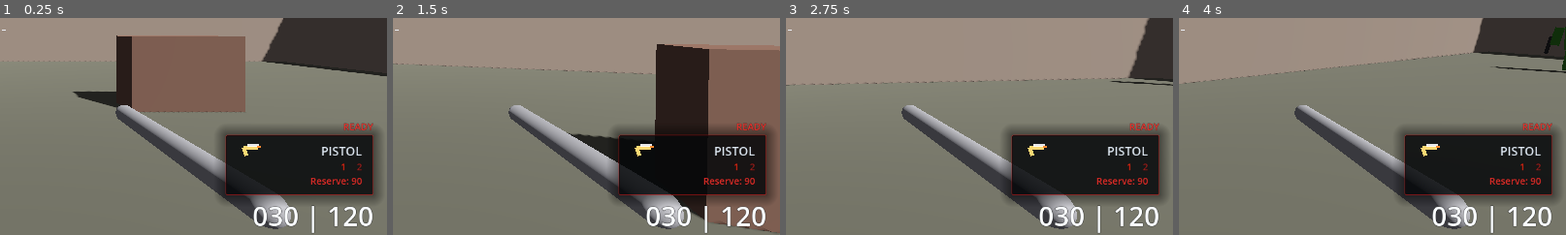
Above: before the commit, frames 1-4 (left to right).
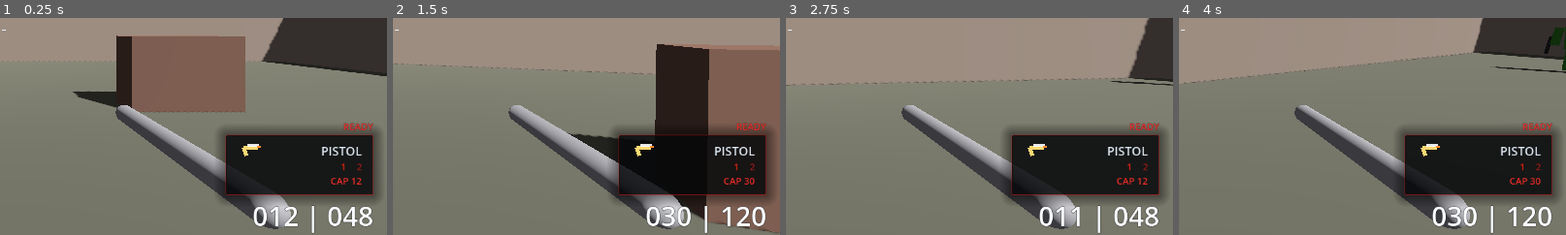
Above: after the commit, the same moments.

Repository: KernPhilipp/Dead-Zones
Game: Godot game, scene res://scenes/main.tscn
Same seed, same stepped clock (60 frames per second), same inputs: the game is played once before the commit and once after it.
Inputs (mouse positions are % of the whole screen's width and height, from its top left):
- Up to frame 1 (0.25 s): no input
- Up to frame 2 (1.5 s): tap Enter at 0.5 s; move the mouse to (55, 50) at 0.52 s; hold W (move_forward) from 0.53 s (still down); click (55, 50) at 0.6 s; tap Space (jump) at 0.77 s; move the mouse to (45, 50) at 1.27 s; tap Mouse wheel down (weapon_next) at 1.35 s
- Up to frame 3 (2.75 s): keep holding W (move_forward); tap Space (jump) at 1.52 s; move the mouse to (52, 48) at 2.02 s; tap Mouse wheel up (weapon_prev) at 2.1 s
- Up to frame 4 (4 s): keep holding W (move_forward); move the mouse to (49, 52) at 2.77 s; tap 1 (weapon_slot_1) at 2.85 s; tap Space (jump) at 3.02, 3.77 s; move the mouse to (57, 51) at 3.52 s; tap 2 (weapon_slot_2) at 3.6 s
The pictures show only the part of the screen within x 50-100%, y 47-97%; the shares and areas given below are measured in that part.

The runs differ from the first frame. In frame 1, 1.2% of the frame differs, in the area x 69-97%, y 73-97%; in frame 2, 0.3%; in frame 3, 1.2%; in frame 4, 0.3%.
Error before the commit: Invalid call to function 'update_ammo' in base 'CanvasLayer (hud.gd)'. Expected 3 argument(s). (res://scripts/game_manager.gd:133)

Commit message:
Fix update_ammo call missing reserve_ammo argument
Co-Authored-By: Claude Sonnet 4.6 <noreply@anthropic.com>

Diff:
--- a/scripts/game_manager.gd
+++ b/scripts/game_manager.gd
@@ -130,7 +130,7 @@
 	if hud.has_method("update_health"):
 		hud.update_health(player.health)
 	if hud.has_method("update_ammo"):
-		hud.update_ammo(player.ammo, player.max_ammo)
+		hud.update_ammo(player.ammo, player.max_ammo, player.reserve_ammo)
 
 func _process_intermission(delta: float):
 	if intermission_remaining > 0.0:
